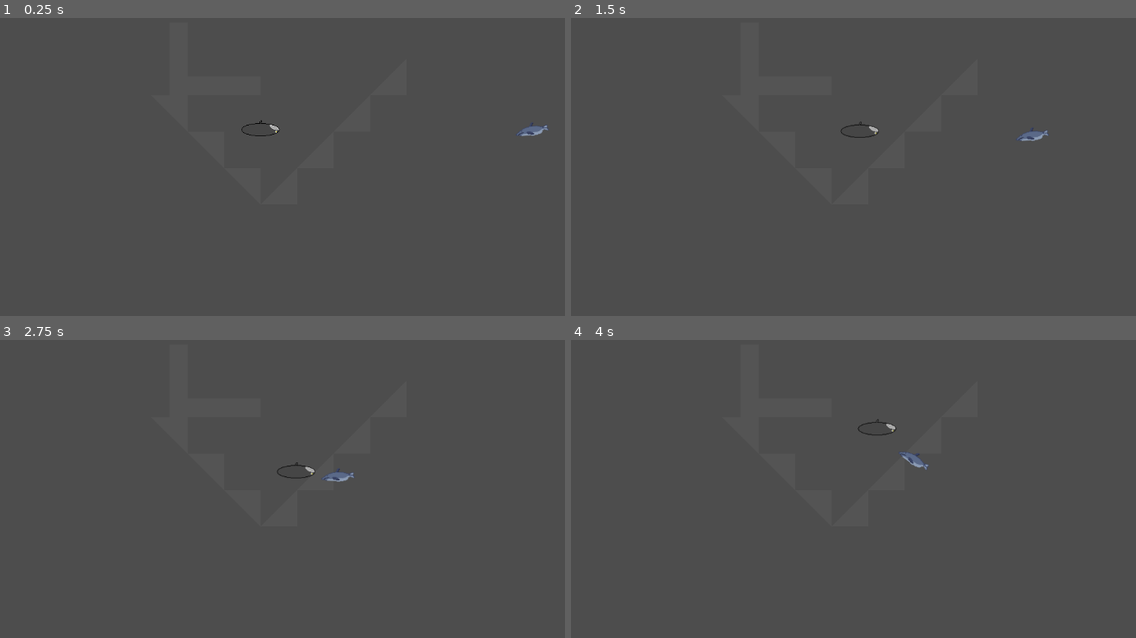
Above: before the commit, frames 1-4 (two rows, left to right).
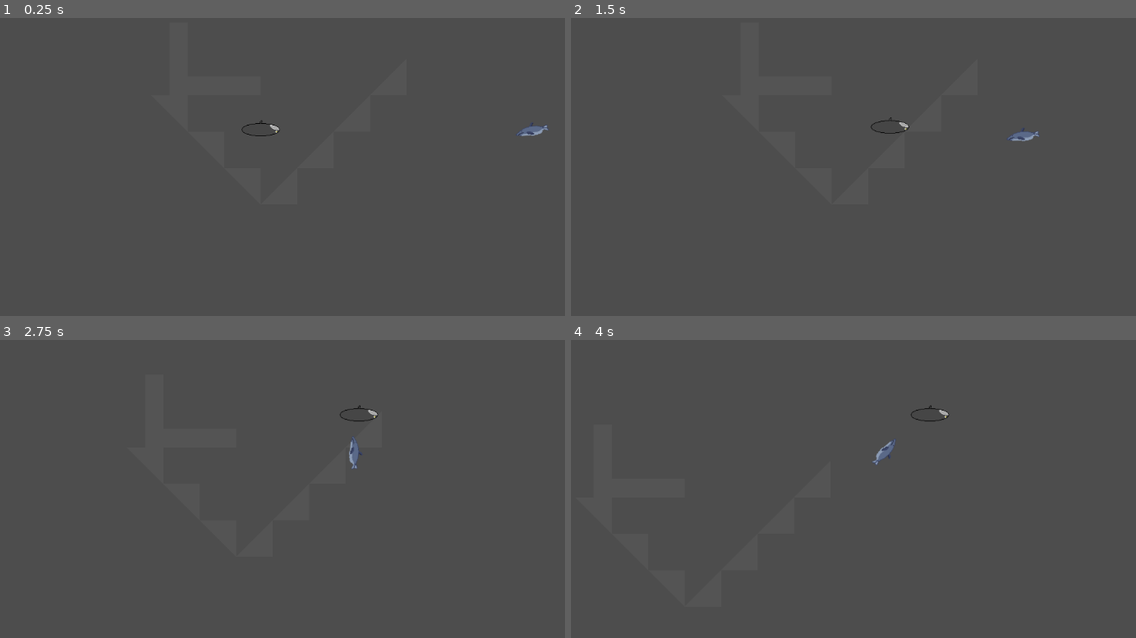
Above: after the commit, the same moments.

Repository: Sub-game-team/Subgame
Game: Godot game, scene res://main.tscn
Same seed, same stepped clock (60 frames per second), same inputs: the game is played once before the commit and once after it.
Inputs:
- Up to frame 1 (0.25 s): no input
- Up to frame 2 (1.5 s): hold Right (right) 0.53-1.28 s; hold Down (down) from 1.28 s (still down)
- Up to frame 3 (2.75 s): release Down (down) at 2.03 s; hold Right (right) from 2.03 s (still down)
- Up to frame 4 (4 s): release Right (right) at 2.78 s; hold Up (up) 2.78-3.53 s; hold Left (left) from 3.53 s (still down)

The runs differ from the first frame. In frame 1, less than 0.1% of the frame differs, in the area x 43-50%, y 34-40%; in frame 2, 0.3%; in frame 3, 0.4%, in the area x 48-67%, y 22-48%; in frame 4, 0.4%.

Commit message:
updated movement

Diff:
--- a/CharacterBody2DMovement.gd
+++ b/CharacterBody2DMovement.gd
@@ -1,45 +1,28 @@
 extends CharacterBody2D
 
-@export var speed = 0
 var input_direction2
 var yMovement = 0
 var xMovement = 0
 
-func get_input2():
-	if Input.is_action_pressed("left") and xMovement <= 498:
+func get_input():
+	if Input.is_action_pressed("left") and xMovement >= -498:
 		xMovement -= 4
-	if Input.is_action_pressed("right") and xMovement >= -498:
+	if Input.is_action_pressed("right") and xMovement <= 498:
 		xMovement += 4
-	if Input.is_action_pressed("up") and yMovement <= 498:
+	if Input.is_action_pressed("up") and yMovement >= -498:
 		yMovement -= 4
-	if Input.is_action_pressed("down") and yMovement >= -498:
+	if Input.is_action_pressed("down") and yMovement <= 498:
 		yMovement += 4
-	if not (Input.is_action_pressed("left") and Input.is_action_pressed("right")):
-		if xMovement >= 2:
-			xMovement -= 2
-		elif xMovement <= -2:
-			xMovement += 2
-	if not (Input.is_action_pressed("up") and Input.is_action_pressed("down")):
-		if yMovement >= 2:
-			yMovement -= 2
-		elif yMovement <= -2:
-			yMovement += 2
+	if xMovement >= 1 and not Input.is_action_pressed("right"):
+		xMovement -= 2
+	if xMovement <= 0 and not Input.is_action_pressed("left"):
+		xMovement += 2
+	if yMovement >= 0 and not Input.is_action_pressed("up"):
+		yMovement -= 2
+	if yMovement <= 0 and not Input.is_action_pressed("down"):
+		yMovement += 2
 	velocity = Vector2(xMovement, yMovement)
 
-func get_input():
-	var input_direction = Input.get_vector("left", "right", "up", "down")
-	if input_direction == Vector2(0, 0) and speed >= 10:
-		speed -= 10
-	else:
-		input_direction2 = input_direction
-		if speed <= 498:
-			speed += 2
-	#print("test")
-	velocity = input_direction2 * speed
-	print(velocity)
-	#print(input_direction)
-	#print(speed)
-
 func _physics_process(_delta):
-	get_input2()
+	get_input()
 	move_and_slide()
